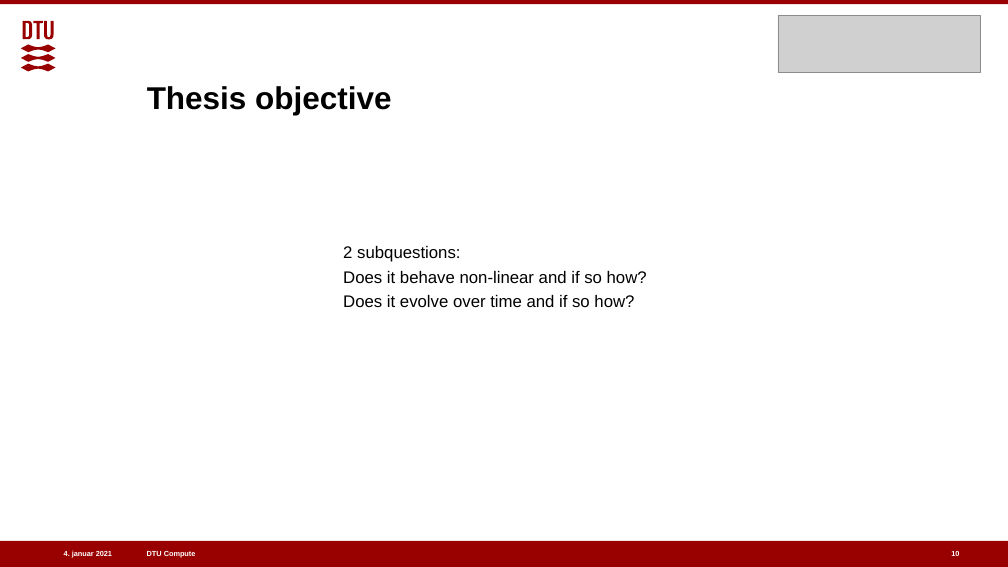
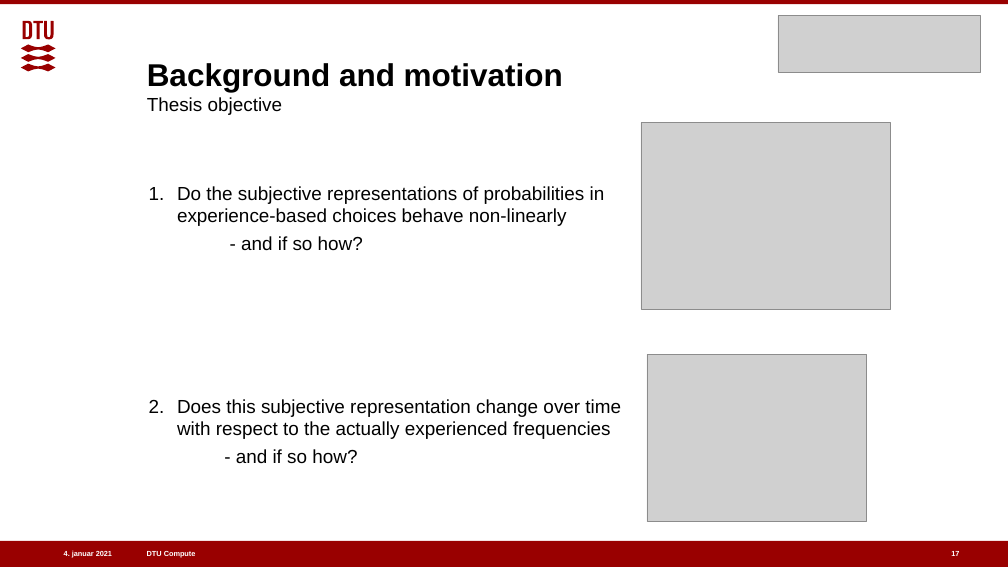
Before and after one commit to benj1003/Comparing-normative-and-descriptive-models-of-probability-weighting, a slide deck: slide 17 of Presentations/Oral defence 07-01-2021.pptx (slide 10 before the commit). Drawn at 1008x567 pixels with LibreOffice and Linux fonts; fonts in the diff are those of the drawing; grey boxes stand for pictures. Boxes give left, top, right and bottom in pixels: in the first picture for what was removed or moved away, otherwise in the second. Text is boxed around its words. In the diff, an @@ line names an element or a change of style, - is before the commit and + after.

```diff
--- a/Presentations/Oral defence 07-01-2021.pptx
+++ b/Presentations/Oral defence 07-01-2021.pptx
@@ title at [147,63,563,115]: text changed @@
-Thesis objective
+Background and motivation
+Thesis objective
@@ picture added at [641,123,891,309] @@
@@ text added at [177,186,621,464], 18 pt, text #000000 @@
+1. Do the subjective representations of probabilities in experience-based choices behave non-linearly
+- and if so how?
+2. Does this subjective representation change over time with respect to the actually experienced frequencies
+- and if so how?
@@ text removed at [343,246,647,307] @@
-2 subquestions:
-Does it behave non-linear and if so how?
-Does it evolve over time and if so how?
@@ picture added at [647,355,867,522] @@
@@ page number at [951,551,959,556]: text changed @@
-10
+17
```
Also in this commit, not shown: 5 other slides changed, 16 slides added.
